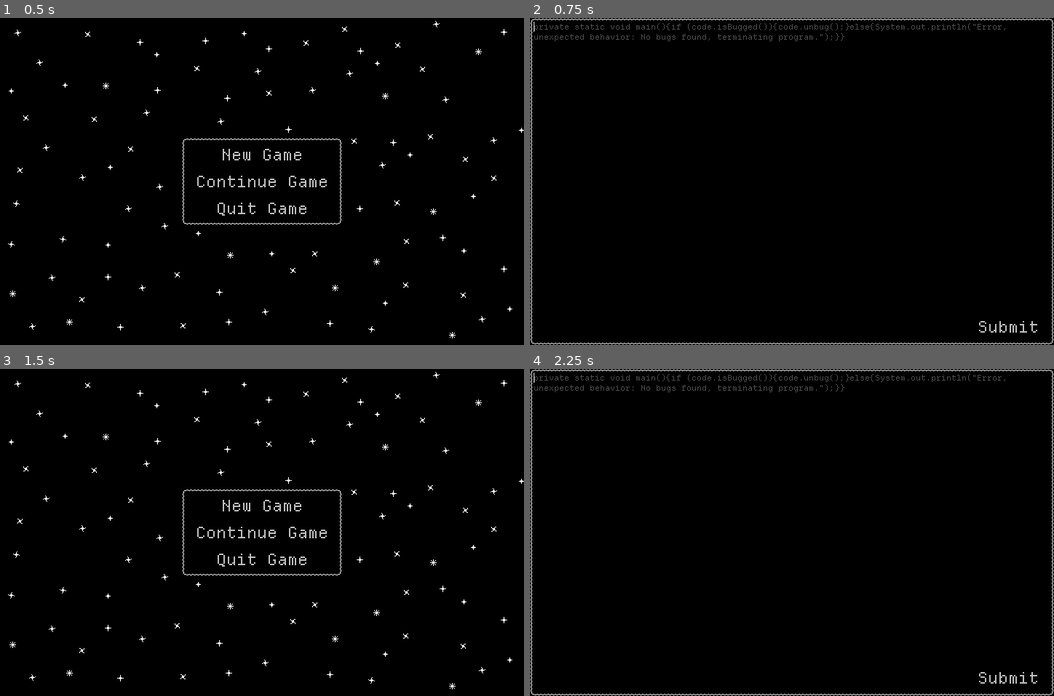
Above: before the commit, frames 1-4 (two rows, left to right).
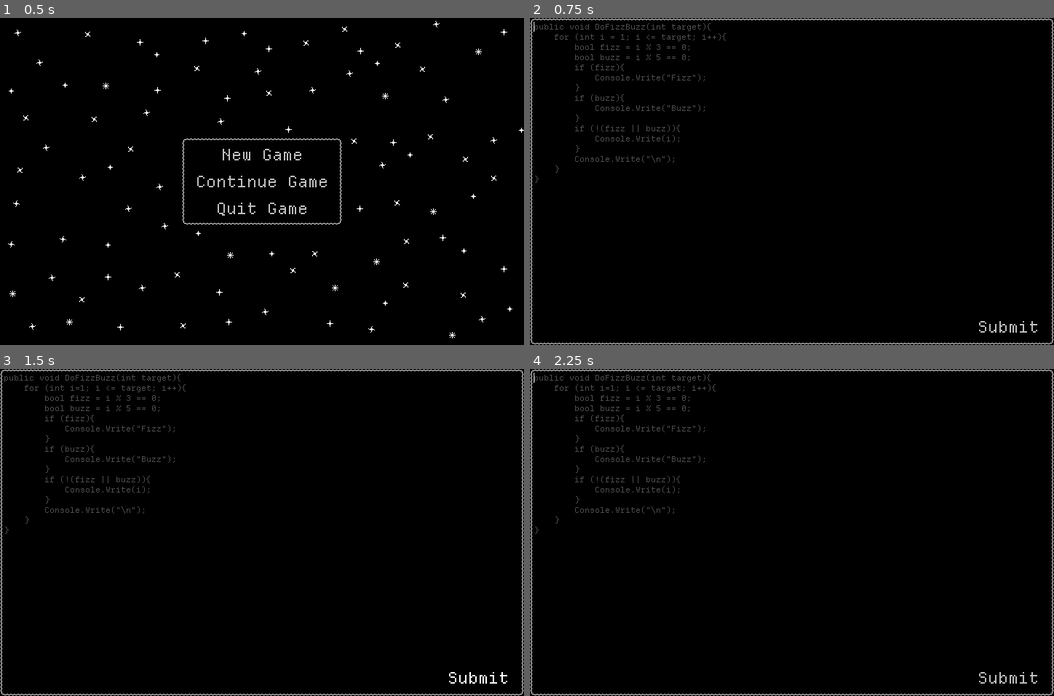
Above: after the commit, the same moments.

Repository: GemDust0/TooBigToFail
Game: Godot game, scene res://Scenes/TitleScreen.tscn
Two runs of this game, one before a commit and one after it. Both use one fixed random seed, a clock stepped at 60 frames per second and the inputs below.
Inputs (mouse positions are in pixels of both pictures, inside the frame that each line leads up to):
- Up to frame 1 (0.5 s): no input
- Up to frame 2 (0.75 s): click "New Game" at 0.5 s
- Up to frame 3 (1.5 s): click "Submit" at 1.25 s
- Up to frame 4 (2.25 s): click (792, 506) at 2 s, where only the run before the commit has a clickable "New Game"

Frame 1 is identical in both runs. In frame 2, 1.3% of the frame differs, in the area x 0-91%, y 1-51%; in frame 3, 3.0%, in the area x 0-100%, y 0-100%; in frame 4, 1.3%.

Commit message:
Converter

Diff:
--- a/EmployeeSequence.gd
+++ b/EmployeeSequence.gd
@@ -11,7 +11,7 @@
 func _on_submit_pressed() -> void:
 	print(codeEditor.get_correctness())
 	if code_index < codeArray.size():
-		codeEditor.change_code(codeArray[code_index])
+		codeEditor.change_code(codeArray[code_index].replace("[\\n]", "\n").replace("[\\t]", "\t"))
 		code_index += 1
 	else:
 		get_tree().change_scene_to_file("res://Scenes/TitleScreen.tscn")
--- a/Scenes/CodeEditor.tscn
+++ b/Scenes/CodeEditor.tscn
@@ -24,16 +24,25 @@
 offset_left = 5.0
 offset_top = 5.0
 offset_right = 709.0
-offset_bottom = 249.0
+offset_bottom = 445.0
 theme = ExtResource("2_4ussd")
 theme_override_colors/default_color = Color(1, 1, 1, 0.3019608)
 bbcode_enabled = true
-text = "private static void main(){
-	if (code.isBugged()){
-		code.unbug();
-	}else{
-		System.out.println(\"Error, unexpected behavior: No bugs found, terminating program.\");
-	}
+text = "public void DoFizzBuzz(int target){
+    for (int i = 1; i <= target; i++){
+        bool fizz = i % 3 == 0;
+        bool buzz = i % 5 == 0;
+        if (fizz){
+            Console.Write(\"Fizz\");
+		}
+        if (buzz){
+            Console.Write(\"Buzz\");
+		}
+        if (!(fizz || buzz)){
+            Console.Write(i);
+		}
+		Console.Write(\"\\n\");
+    }
 }"
 scroll_active = false
 shortcut_keys_enabled = false
--- a/Scenes/EmployeeSequence.tscn
+++ b/Scenes/EmployeeSequence.tscn
@@ -5,7 +5,7 @@
 
 [node name="EmployeeSequence" type="Node" unique_id=595623739]
 script = ExtResource("1_56010")
-codeArray = PackedStringArray("private static void main(){if (code.isBugged()){code.unbug();}else{System.out.println(\"Error, unexpected behavior: No bugs found, terminating program.\");}}")
+codeArray = PackedStringArray("public void DoFizzBuzz(int target){[\\n]    for (int i = 1; i <= target; i++){[\\n]        bool fizz = i % 3 == 0;[\\n]        bool buzz = i % 5 == 0;[\\n]        if (fizz){[\\n]            Console.Write(\"Fizz\");[\\n][\\t][\\t]}[\\n]        if (buzz){[\\n]            Console.Write(\"Buzz\");[\\n][\\t][\\t]}[\\n]        if (!(fizz || buzz)){[\\n]            Console.Write(i);[\\n][\\t][\\t]}[\\n][\\t][\\t]Console.Write(\"\\n\");[\\n]    }[\\n]}", "public void DoFizzBuzz(int target){[\\n]    for (int i=1; i <= target; i++){[\\n]        bool fizz = i % 3 == 0;[\\n]        bool buzz = i % 5 == 0;[\\n]        if (fizz){[\\n]            Console.Write(\"Fizz\");[\\n][\\t][\\t]}[\\n]        if (buzz){[\\n]            Console.Write(\"Buzz\");[\\n][\\t][\\t]}[\\n]        if (!(fizz || buzz)){[\\n]            Console.Write(i);[\\n][\\t][\\t]}[\\n][\\t][\\t]Console.Write(\"\\n\");[\\n]    }[\\n]}")
 
 [node name="CodeEditor" parent="." unique_id=682737360 instance=ExtResource("1_uqm28")]
 
--- /dev/null
+++ b/temp/Converter.gd
@@ -0,0 +1,14 @@
+extends RichTextLabel
+
+func _ready() -> void:
+	var outputFile: FileAccess = FileAccess.open("res://temp/output.txt", FileAccess.WRITE)
+	var txt: String = ""
+	for character: String in text:
+		if character == "\t":
+			txt += "[\\t]"
+		elif character == "\n":
+			txt += "[\\n]"
+		else:
+			txt += character
+	print(txt)
+	outputFile.store_string(txt)
--- /dev/null
+++ b/temp/Converter.tscn
@@ -0,0 +1,15 @@
+[gd_scene format=3 uid="uid://b2ikej5aubs2q"]
+
+[ext_resource type="Script" uid="uid://bgs2jr24cjhi" path="res://temp/Converter.gd" id="1_javoe"]
+
+[node name="Converter" type="RichTextLabel" unique_id=1678192672]
+offset_right = 721.0
+offset_bottom = 451.0
+text = "using System;
+
+class Program{
+	static void Main(string[] args){
+    	Console.WriteLine(\"Hello World!\");
+	}
+}"
+script = ExtResource("1_javoe")
Not shown, added: temp/Converter.gd.uid
Not shown, added: temp/output.txt
